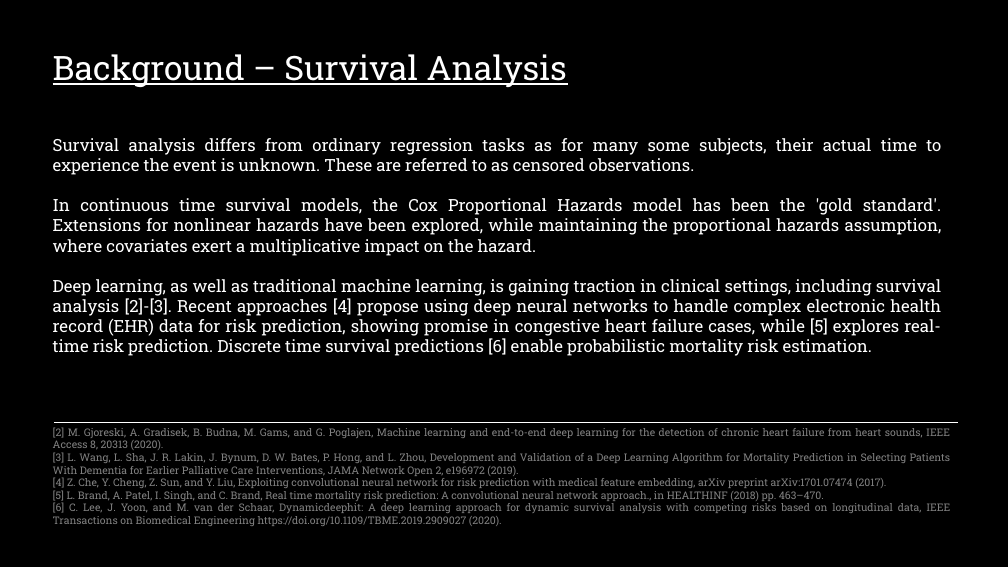
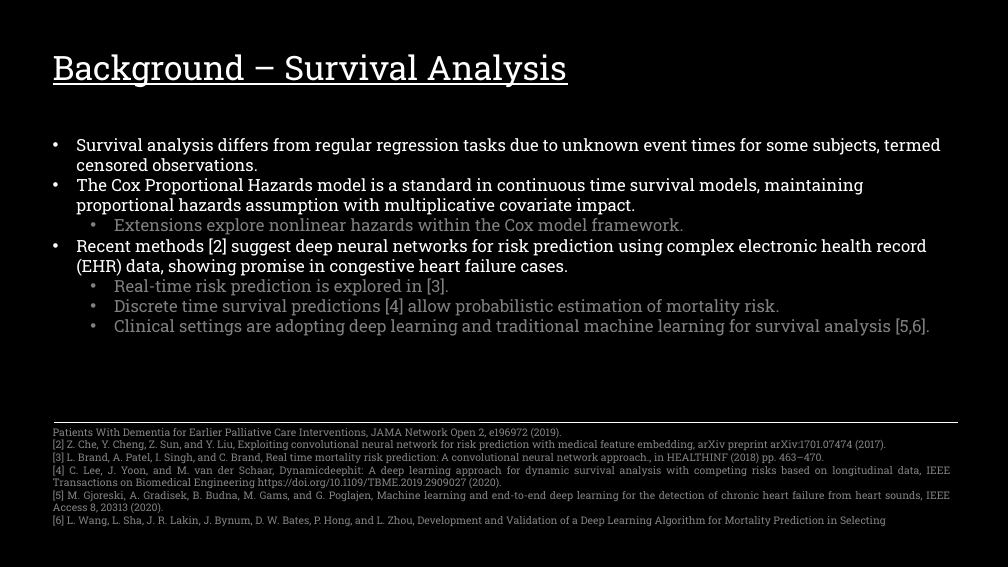
Before and after one commit to sourasen1011/UoE_Research_Project_2023, a slide deck: slide 4 of presentations/powerpoint_presentation/my_presentation.pptx. Drawn at 1008x567 pixels with LibreOffice and Linux fonts; fonts in the diff are those of the drawing. Boxes give left, top, right and bottom in pixels: in the first picture for what was removed or moved away, otherwise in the second. Text is boxed around its words. In the diff, an @@ line names an element or a change of style, - is before the commit and + after.

```diff
--- a/presentations/powerpoint_presentation/my_presentation.pptx
+++ b/presentations/powerpoint_presentation/my_presentation.pptx
@@ text at <box>76,138,941,336</box>: text changed @@
-Survival analysis differs from ordinary regression tasks as for many some subjects, their actual time to experience the event is unknown. These are referred to as censored observations.
-In continuous time survival models, the Cox Proportional Hazards model has been the 'gold standard'. Extensions for nonlinear hazards have been explored, while maintaining the proportional hazards assumption, where covariates exert a multiplicative impact on the hazard.
-Deep learning, as well as traditional machine learning, is gaining traction in clinical settings, including survival analysis [2]-[3]. Recent approaches [4] propose using deep neural networks to handle complex electronic health record (EHR) data for risk prediction, showing promise in congestive heart failure cases, while [5] explores real-time risk prediction. Discrete time survival predictions [6] enable probabilistic mortality risk estimation.
+• Survival analysis differs from regular regression tasks due to unknown event times for some subjects, termed censored observations.
+• The Cox Proportional Hazards model is a standard in continuous time survival models, maintaining proportional hazards assumption with multiplicative covariate impact.
+  • Extensions explore nonlinear hazards within the Cox model framework.
+• Recent methods [2] suggest deep neural networks for risk prediction using complex electronic health record (EHR) data, showing promise in congestive heart failure cases.
+  • Real-time risk prediction is explored in [3].
+  • Discrete time survival predictions [4] allow probabilistic estimation of mortality risk.
+  • Clinical settings are adopting deep learning and traditional machine learning for survival analysis [5,6].
@@ text at <box>53,428,950,526</box>: text changed @@
-[2] M. Gjoreski, A. Gradisek, B. Budna, M. Gams, and G. Poglajen, Machine learning and end-to-end deep learning for the detection of chronic heart failure from heart sounds, IEEE Access 8, 20313 (2020).
-[3] L. Wang, L. Sha, J. R. Lakin, J. Bynum, D. W. Bates, P. Hong, and L. Zhou, Development and Validation of a Deep Learning Algorithm for Mortality Prediction in Selecting Patients With Dementia for Earlier Palliative Care Interventions, JAMA Network Open 2, e196972 (2019).
-[4] Z. Che, Y. Cheng, Z. Sun, and Y. Liu, Exploiting convolutional neural network for risk prediction with medical feature embedding, arXiv preprint arXiv:1701.07474 (2017).
-[5] L. Brand, A. Patel, I. Singh, and C. Brand, Real time mortality risk prediction: A convolutional neural network approach., in HEALTHINF (2018) pp. 463–470.
-[6] C. Lee, J. Yoon, and M. van der Schaar, Dynamicdeephit: A deep learning approach for dynamic survival analysis with competing risks based on longitudinal data, IEEE Transactions on Biomedical Engineering https://doi.org/10.1109/TBME.2019.2909027 (2020).
+Patients With Dementia for Earlier Palliative Care Interventions, JAMA Network Open 2, e196972 (2019).
+[2] Z. Che, Y. Cheng, Z. Sun, and Y. Liu, Exploiting convolutional neural network for risk prediction with medical feature embedding, arXiv preprint arXiv:1701.07474 (2017).
+[3] L. Brand, A. Patel, I. Singh, and C. Brand, Real time mortality risk prediction: A convolutional neural network approach., in HEALTHINF (2018) pp. 463–470.
+[4] C. Lee, J. Yoon, and M. van der Schaar, Dynamicdeephit: A deep learning approach for dynamic survival analysis with competing risks based on longitudinal data, IEEE Transactions on Biomedical Engineering https://doi.org/10.1109/TBME.2019.2909027 (2020).
+[5] M. Gjoreski, A. Gradisek, B. Budna, M. Gams, and G. Poglajen, Machine learning and end-to-end deep learning for the detection of chronic heart failure from heart sounds, IEEE Access 8, 20313 (2020).
+[6] L. Wang, L. Sha, J. R. Lakin, J. Bynum, D. W. Bates, P. Hong, and L. Zhou, Development and Validation of a Deep Learning Algorithm for Mortality Prediction in Selecting
```
Also in this commit, not shown: 10 other slides changed, 1 slide removed, 1 other file.
